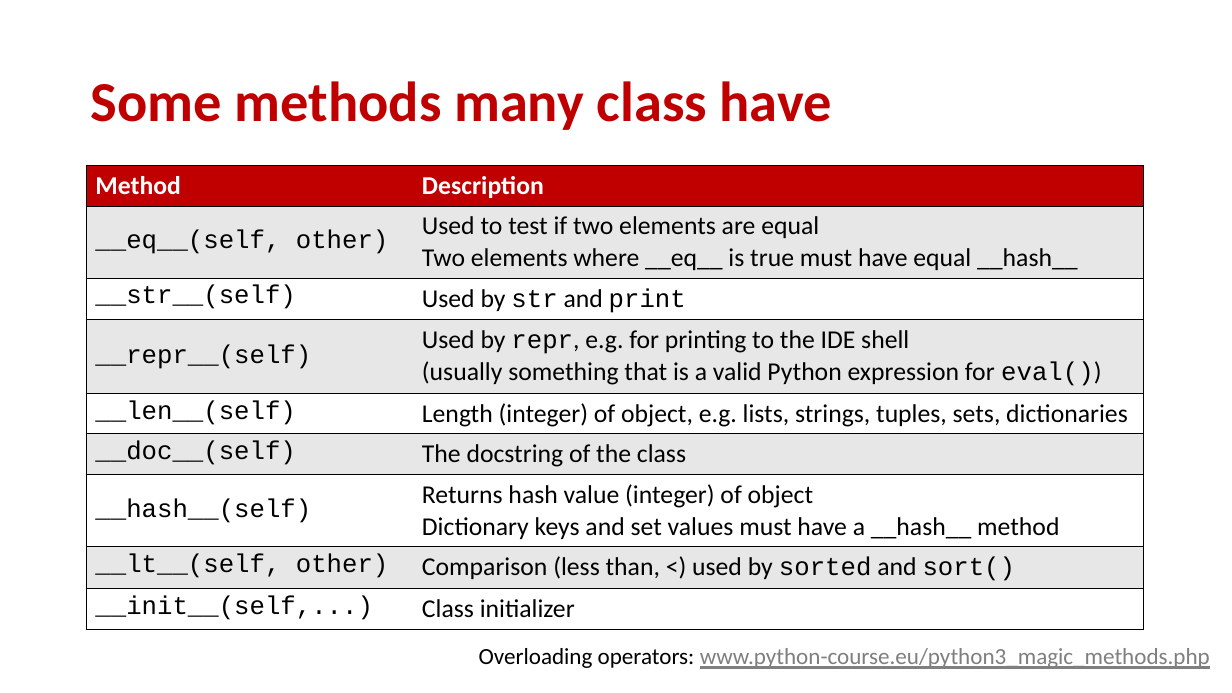
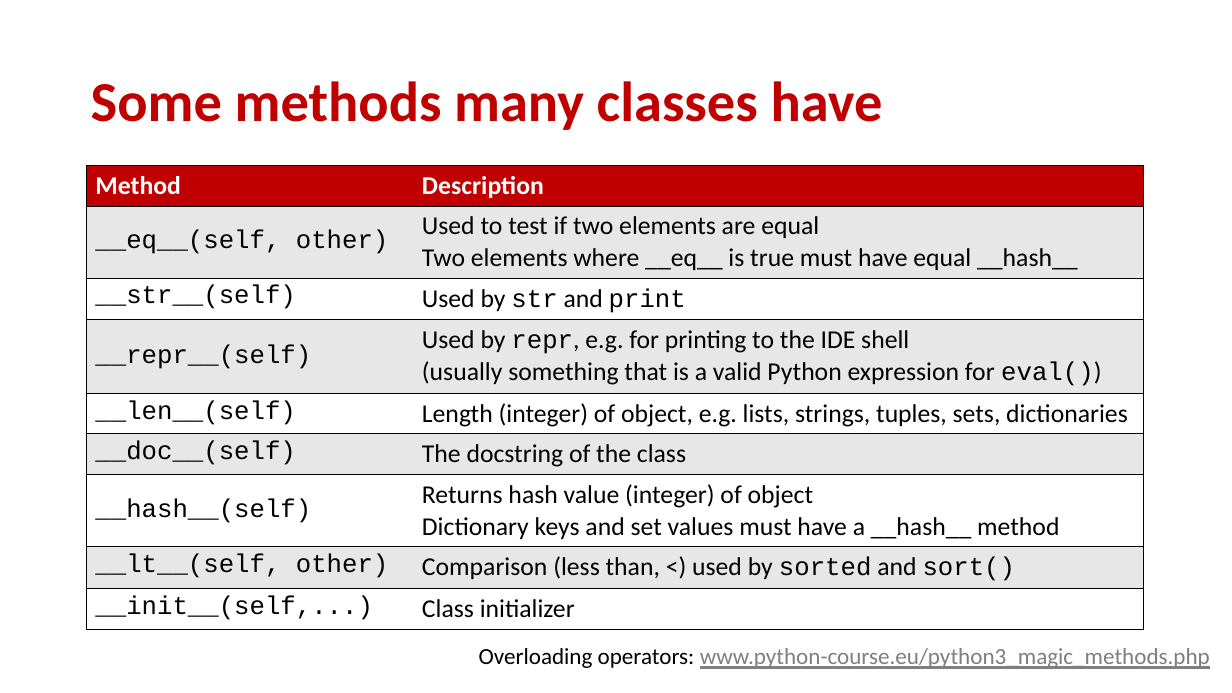
Before and after one commit to gsbrodal/gsbrodal.github.io, a slide deck: slide 29 of ipsa/slides/classes.pptx. Drawn at 1232x693 pixels with LibreOffice and Linux fonts; fonts in the diff are those of the drawing. Boxes give left, top, right and bottom in pixels: in the first picture for what was removed or moved away, otherwise in the second. Text is boxed around its words. In the diff, an @@ line names an element or a change of style, - is before the commit and + after.

Commit message:
class & lambda slides

```diff
--- a/ipsa/slides/classes.pptx
+++ b/ipsa/slides/classes.pptx
@@ title at [91, 81, 883, 130]: text changed @@
-Some methods many class have
+Some methods many classes have
```
Also in this commit, not shown: 5 other files.
